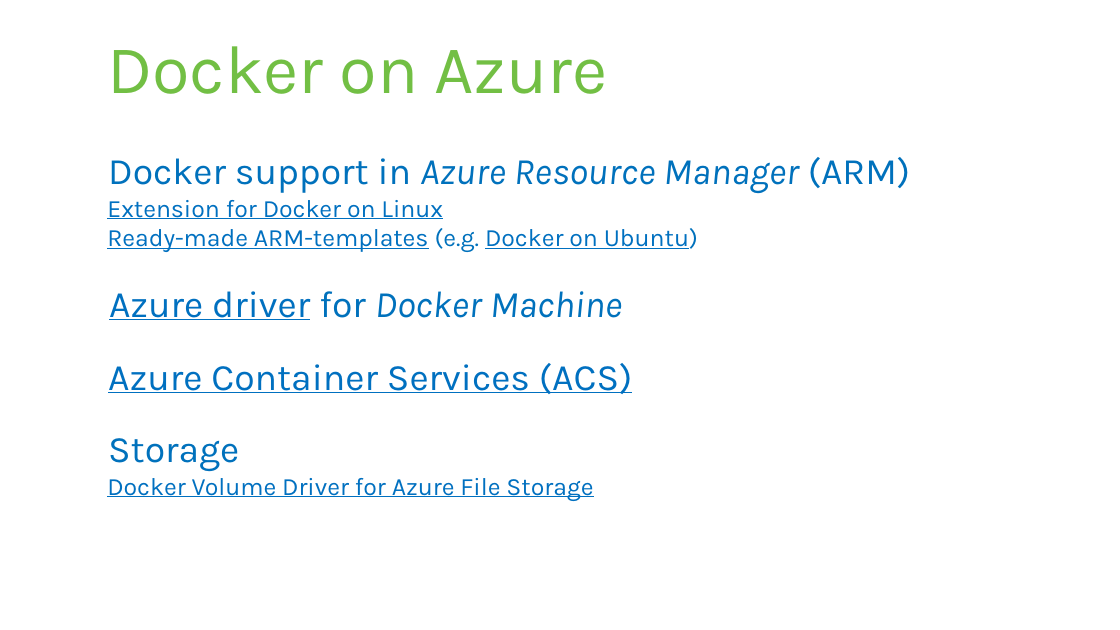
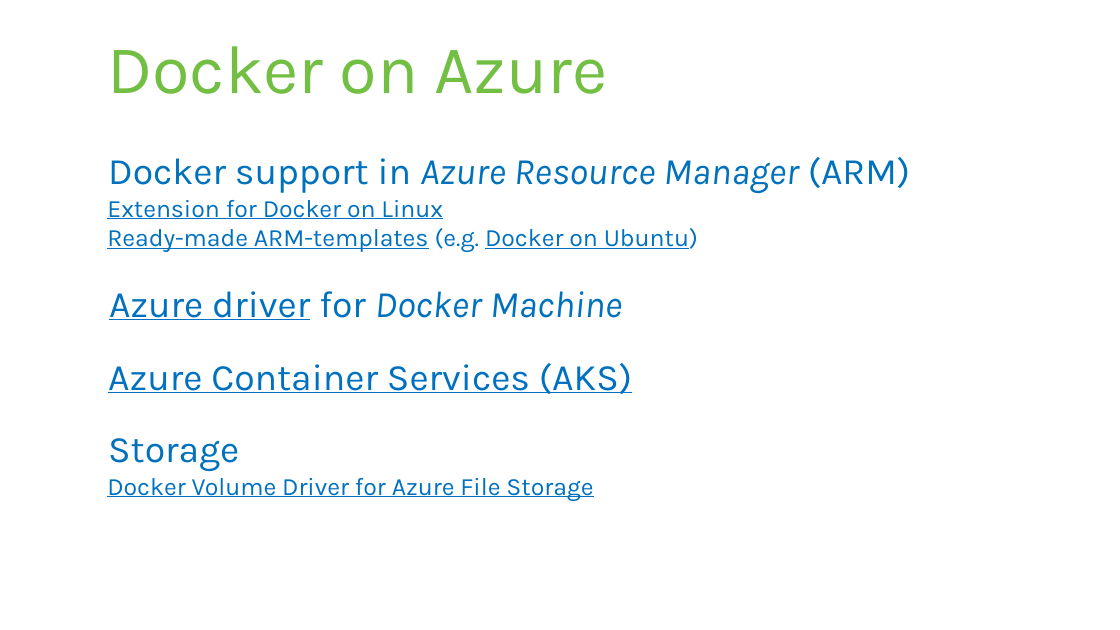
Before and after one commit to rstropek/DockerVS2015Intro, a slide deck: slide 28 of slides/Containers-Microsoft-Universe.pptx (slide 27 before the commit). Drawn at 1120x630 pixels with LibreOffice and Linux fonts; fonts in the diff are those of the drawing. Boxes give left, top, right and bottom in pixels: in the first picture for what was removed or moved away, otherwise in the second. Text is boxed around its words. In the diff, an @@ line names an element or a change of style, - is before the commit and + after.

```diff
--- a/slides/Containers-Microsoft-Universe.pptx
+++ b/slides/Containers-Microsoft-Universe.pptx
@@ text at (108,363,632,394): text changed @@
-Azure Container Services (ACS)
+Azure Container Services (AKS)
```
Also in this commit, not shown: 7 other slides changed, 7 slides added, 4 other files.
